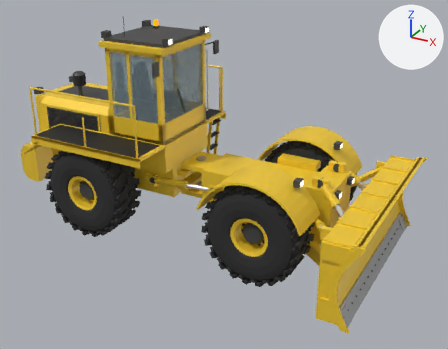
The glTF model 3d-models/wheel-dozer/wheel_dozer.glb as it was, and as the next commit left it.
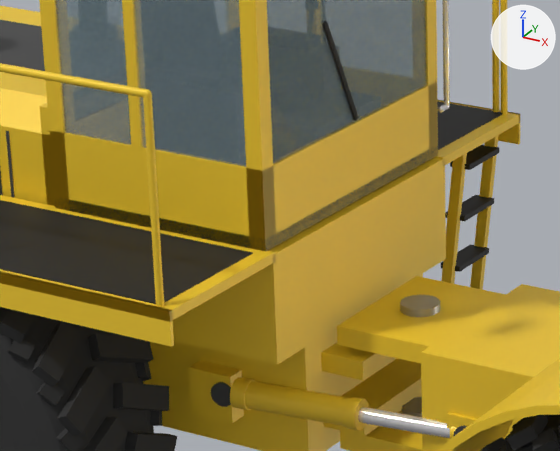
There are two pictures of each version: one whole from a 50 mm lens placed at (5.99, -9.95, 6.21), pointed at (0.58, -0.11, 1.29), one close up on the part from 22% to 53% of the width and 24% to 56% of the height. Lighting does not change. The marker at upper right points along +X, +Y and +Z. The older version's two pictures come first. Where no turn or scale is listed for an object, it has been applied to the vertices. Vertices at exactly the same position are counted once.

Names of what the first close-up shows: 'cab', 'front_frame', 'rear_frame', 'wheel_front_right', 'wheel_rear_right'.
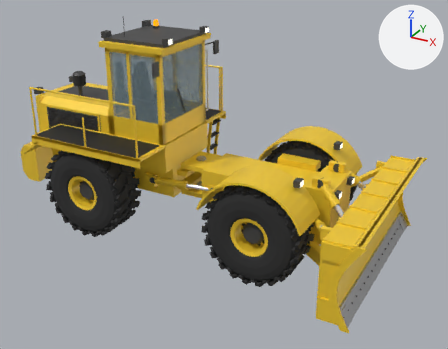
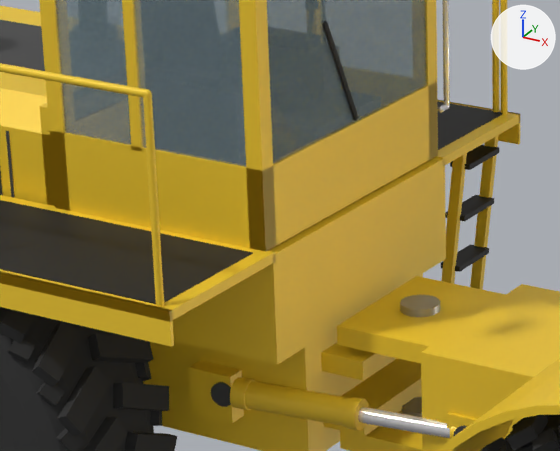
Edits to the bpy script that builds the scene:
```text
Change me_cab:
    used by ob_cab; location = (0.0, 0.0, 0.0)
    remove me_cab.from_pydata(...)  # 1149 vertices, 2232 faces; spans x -1.73..-0.21, y -1.16..1.16, z 1.97..4.27
    add me_cab.from_pydata(...)  # 1153 vertices, 2232 faces; spans x -1.73..-0.21, y -1.16..1.16, z 1.97..4.27
    me_cab part 1
    4 vertices are removed from x -1.6..-0.36, y -0.8..0.8, z 2.03
    12 faces are deleted
    8 vertices in x -1.11..-1.05, y -0.8..0.8, z 2.37 move by (0.0, 0.0, -0.02)
    4 vertices in x -1.58, y -0.25..0.25, z 2.42..2.44 move by (-0.01, 0.0, 0.0)
    other edits to the shape of me_cab do not show in these pictures
```

Where the change shows, as pixel boxes (x1, y1, x2, y2) in the close-ups (560 x 451 px; the box of a moved part takes in the faces that stretch with it):
part 1 of me_cab, moved or reshaped
    before: (56, 0, 437, 251)
    after: (122, 0, 143, 152)
